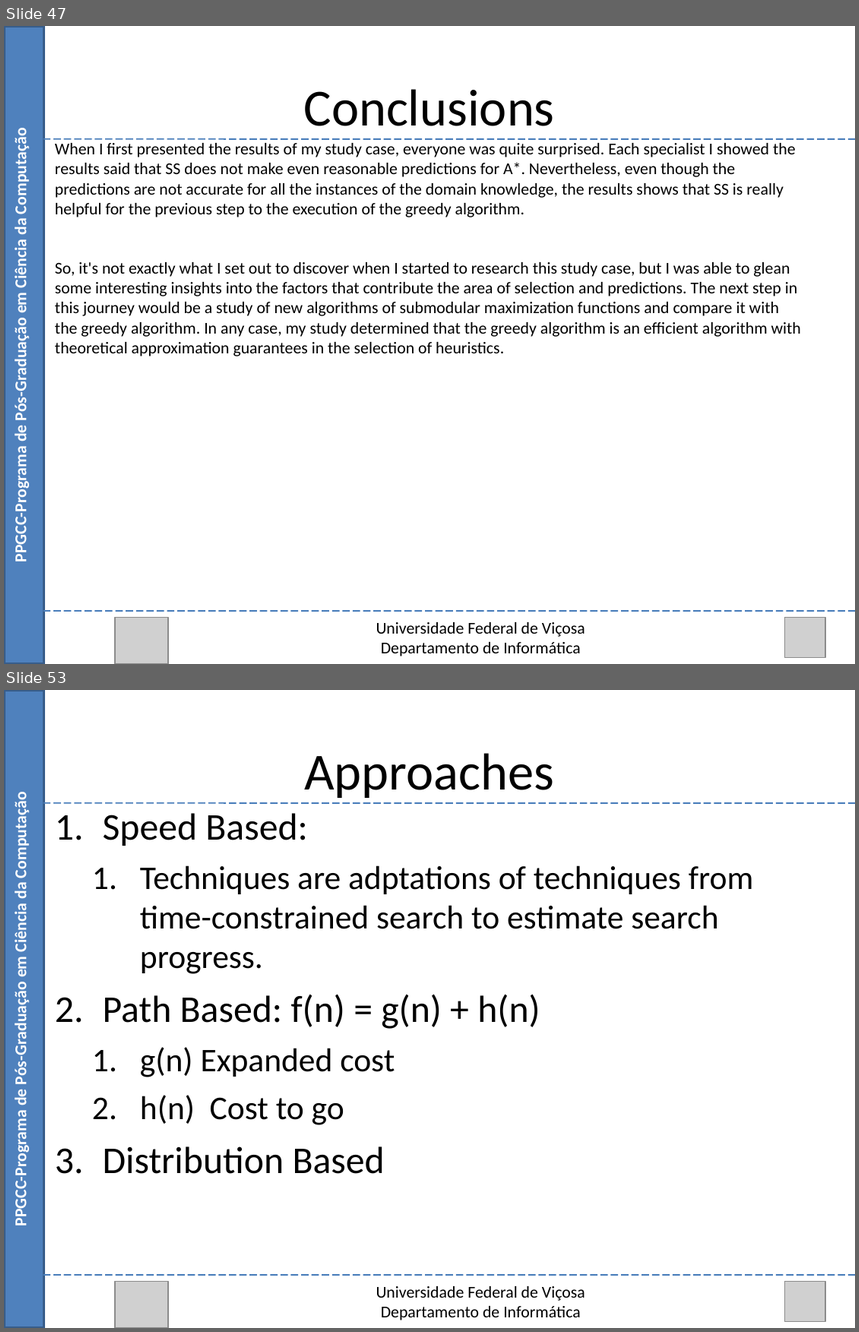
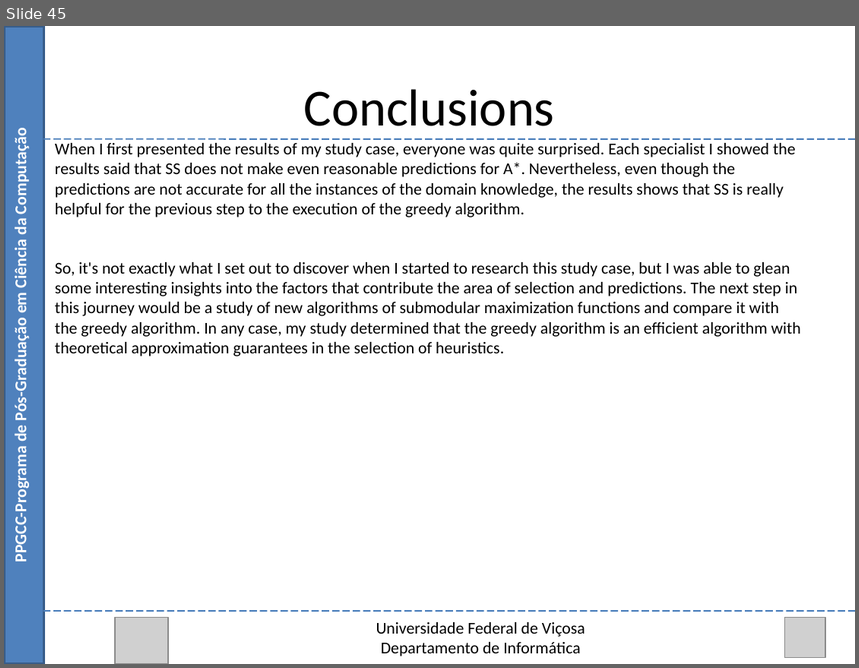
Before and after one commit to Marvinsky/research-marvin, a slide deck: latex/odp/selection heuristics.odp. Shown one above the other, each under a label of ours: slides 47 and 53 before the commit, slide 45 after it; the slides between them are not shown. The pictures are 859x1332 and 859x668 pixels, drawn with LibreOffice and Linux fonts; fonts in the diff are those of the drawing; grey boxes stand for pictures. Boxes give left, top, right and bottom in pixels: in the first picture for what was removed or moved away, otherwise in the second. Text is boxed around its words. In the diff, an @@ line names an element or a change of style, - is before the commit and + after.

```diff
--- a/latex/odp/selection heuristics.odp
+++ b/latex/odp/selection heuristics.odp
@@ slide 53 removed at <box>4,690,855,1328</box>, background #FFFFFF @@
@@ rectangle removed at <box>4,690,44,1328</box> @@
@@ text removed at <box>304,753,554,798</box> @@
-Approaches
@@ text removed at <box>11,801,31,1224</box> @@
-PPGCC-Programa de Pós-Graduação em Ciência da Computação
@@ line removed from (44, 803) to (855, 803) @@
@@ text removed at <box>103,813,753,1174</box> @@
-1. Speed Based:
-  1. Techniques are adptations of techniques from time-constrained search to estimate search progress.
-2. Path Based: f(n) = g(n) + h(n)
-  1. g(n) Expanded cost
-  2. h(n) Cost to go
-3. Distribution Based
@@ line removed from (44, 1276) to (855, 1276) @@
@@ picture removed at <box>115,1281,167,1328</box> @@
@@ picture removed at <box>785,1281,826,1322</box> @@
@@ text removed at <box>376,1287,585,1321</box> @@
-Universidade Federal de Viçosa
-Departamento de Informática
@@ what was slide 47 is now slide 45 @@
```
Also in this commit, not shown: 10 slides changed, 7 other slides removed, 3 other files.
